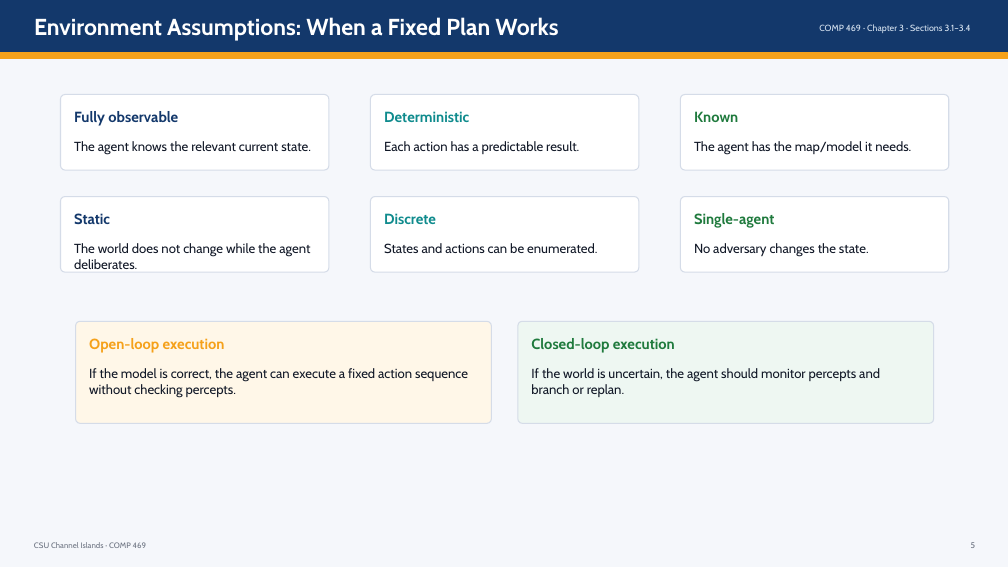
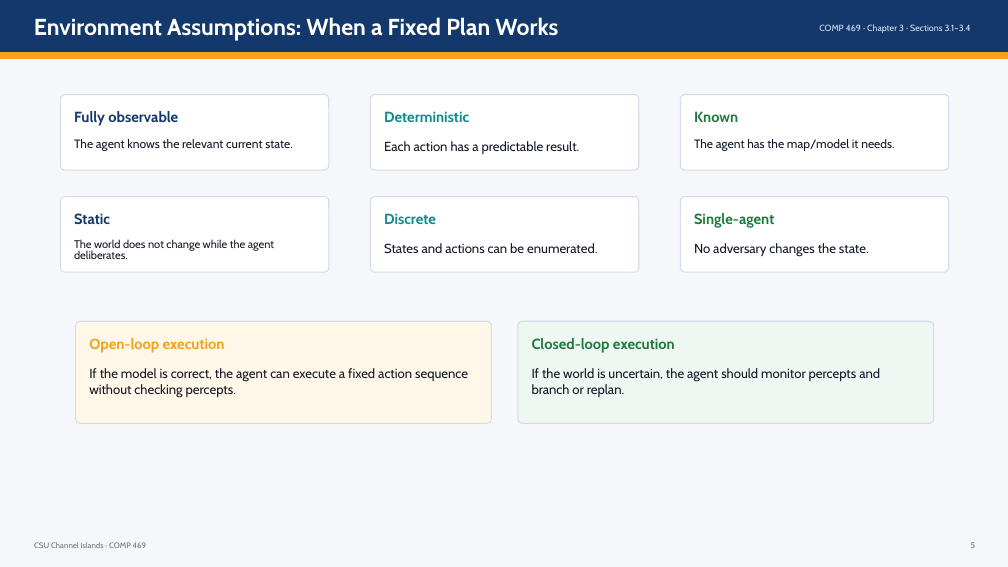
Before and after one commit to DrNatas/Comp_469, a slide deck: slide 5 of Fall 2026/L03 - Uniformed Search/COMP469_Chapter3_Sections_3_1_to_3_4_CSUCI.pptx. Drawn at 1008x567 pixels with LibreOffice and Linux fonts; fonts in the diff are those of the drawing. Boxes give left, top, right and bottom in pixels: in the first picture for what was removed or moved away, otherwise in the second. Text is boxed around its words. In the diff, an @@ line names an element or a change of style, - is before the commit and + after.

```diff
--- a/Fall 2026/L03 - Uniformed Search/COMP469_Chapter3_Sections_3_1_to_3_4_CSUCI.pptx
+++ b/Fall 2026/L03 - Uniformed Search/COMP469_Chapter3_Sections_3_1_to_3_4_CSUCI.pptx
@@ text "The agent knows the relevant ..." at bbox=[74, 139, 292, 151]: size 12.5 to 11.6 pt; line spacing 1 to 0.9 @@
@@ text "The agent has the map/model ..." at bbox=[694, 139, 894, 151]: size 12.5 to 11.6 pt; line spacing 1 to 0.9 @@
@@ text "The world does not change ..." at bbox=[74, 239, 274, 259]: size 12.5 to 10.6 pt; line spacing 1 to 0.8 @@
```
Also in this commit, not shown: 18 other slides changed.
